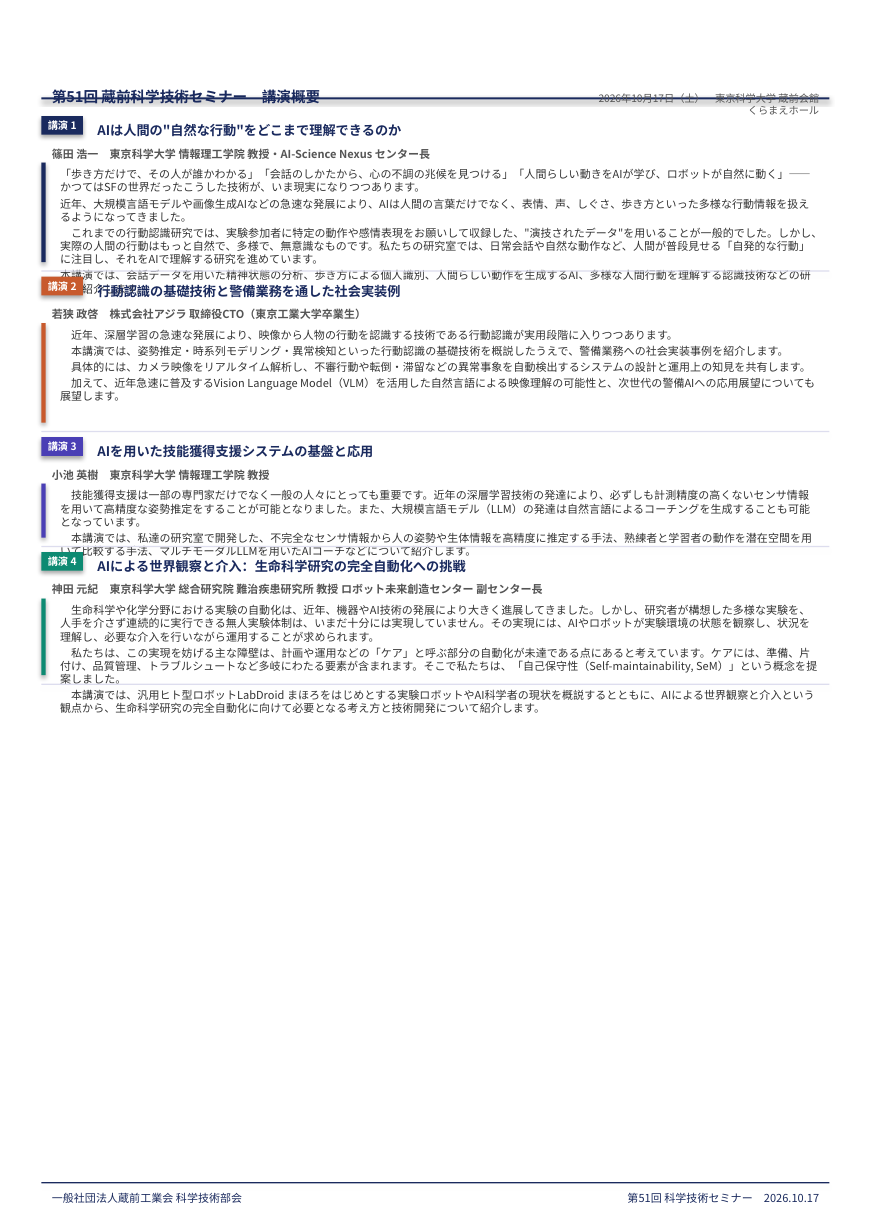
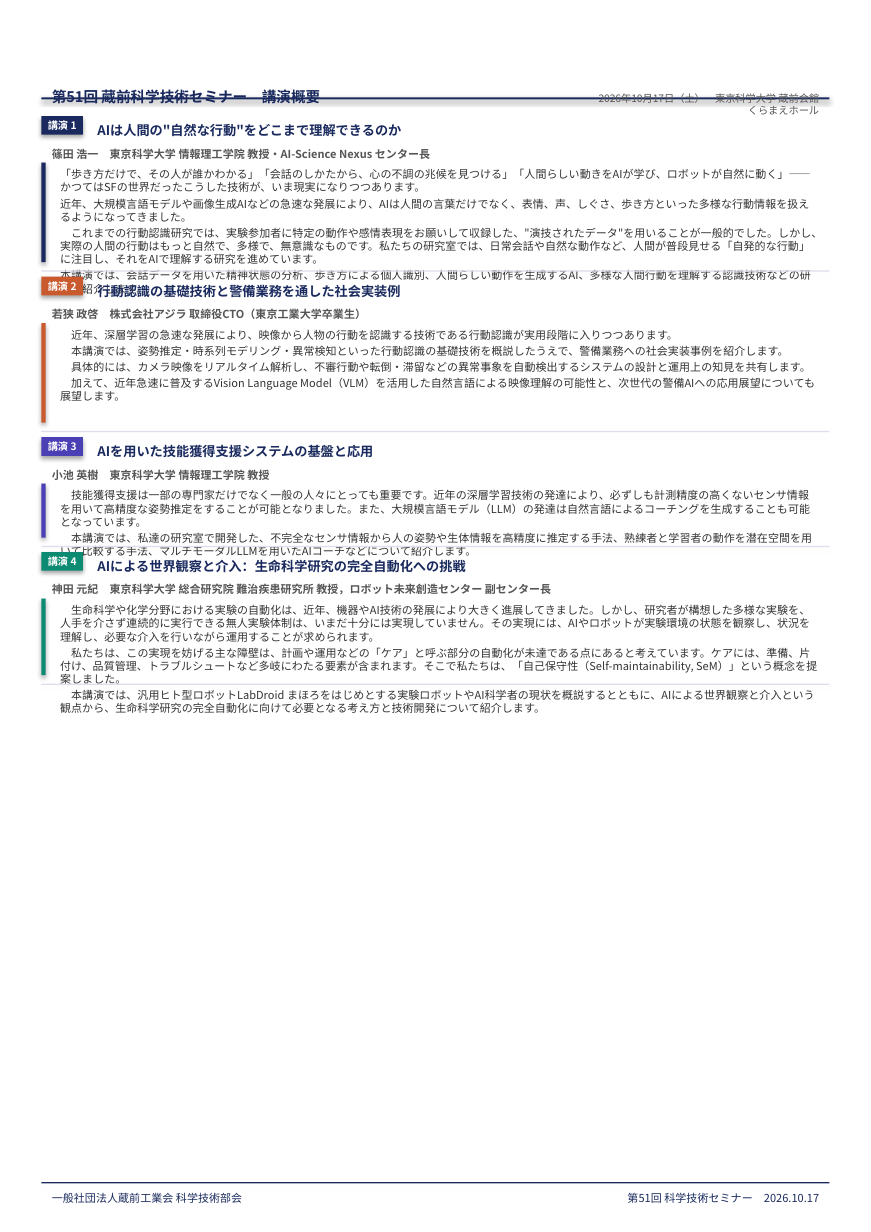
Before and after one commit to 884office/884office.github.io, a slide deck: slide 2 of 51stksts-flyer.pptx. Drawn at 871x1232 pixels with LibreOffice and Linux fonts; fonts in the diff are those of the drawing. Boxes give left, top, right and bottom in pixels: in the first picture for what was removed or moved away, otherwise in the second. Text is boxed around its words. In the diff, an @@ line names an element or a change of style, - is before the commit and + after.

```diff
--- a/51stksts-flyer.pptx
+++ b/51stksts-flyer.pptx
@@ text at box(52, 583, 551, 595): text changed @@
-神田 元紀 東京科学大学 総合研究院 難治疾患研究所 教授 ロボット未来創造センター 副センター長
+神田 元紀 東京科学大学 総合研究院 難治疾患研究所 教授，ロボット未来創造センター 副センター長
```
Also in this commit, not shown: 3 other files.
